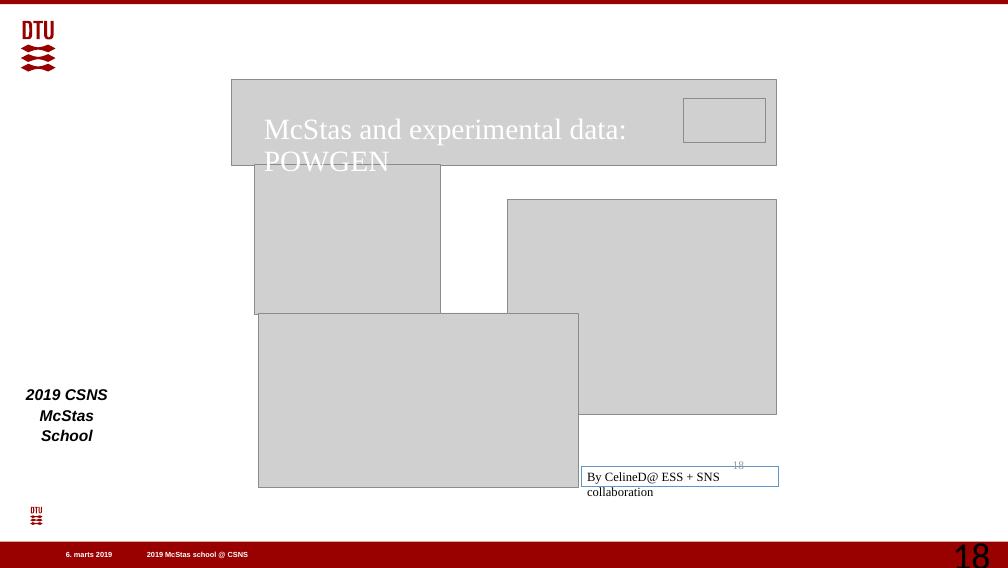
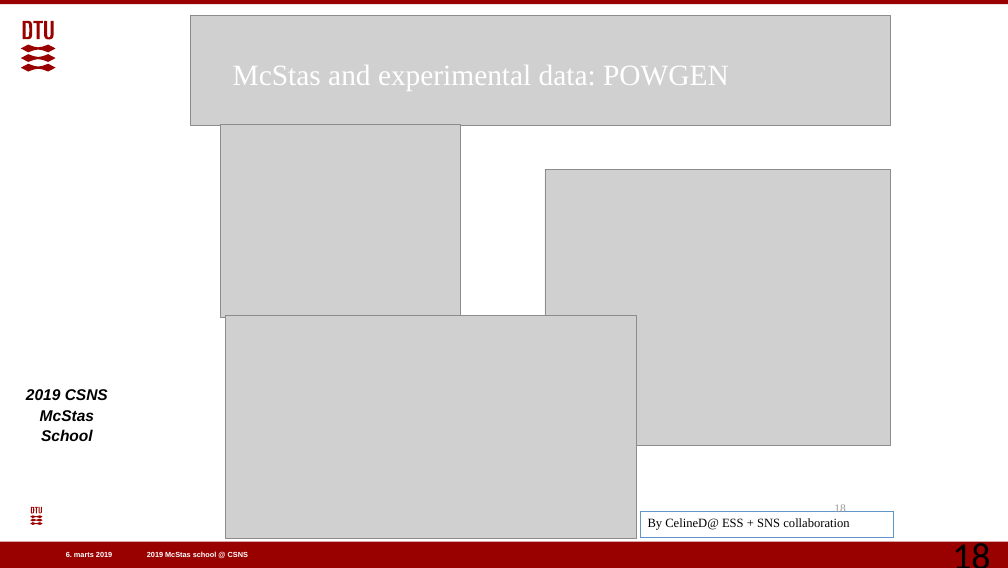
Before and after one commit to eddymaoui/Schools, a slide deck: slide 18 of CSNS_March_2019/5_Friday_March_29th/5_McStas-Mantid/McStas-Mantid.pptx. Drawn at 1008x568 pixels with LibreOffice and Linux fonts; fonts in the diff are those of the drawing; grey boxes stand for pictures; background and template pictures are left out. Boxes give left, top, right and bottom in pixels: in the first picture for what was removed or moved away, otherwise in the second. Text is boxed around its words. In the diff, an @@ line names an element or a change of style, - is before the commit and + after.

```diff
--- a/CSNS_March_2019/5_Friday_March_29th/5_McStas-Mantid/McStas-Mantid.pptx
+++ b/CSNS_March_2019/5_Friday_March_29th/5_McStas-Mantid/McStas-Mantid.pptx
@@ picture: place and size @@
-picture at <box>231,79,776,166</box>
+picture at <box>191,15,890,126</box>
@@ text "McStas and experimental data: POWGEN" rewrapped from <box>264,119,627,171</box> to <box>233,65,729,91</box> @@
@@ picture removed at <box>683,98,765,142</box> @@
@@ picture: place and size @@
-picture at <box>254,164,441,315</box>
+picture at <box>220,124,460,317</box>
@@ picture: place and size @@
-picture at <box>507,199,776,414</box>
+picture at <box>545,169,890,445</box>
@@ picture: place and size @@
-picture at <box>258,313,578,487</box>
+picture at <box>226,315,636,538</box>
@@ text "18": place and size @@
-text "18" at <box>733,461,745,469</box>
+text "18" at <box>834,504,846,512</box>
@@ rectangle: place and size @@
-rectangle at <box>582,465,779,486</box>
+rectangle at <box>640,511,893,537</box>
@@ text "By CelineD@ ESS + SNS ..." rewrapped from <box>587,472,720,496</box> to <box>648,518,849,530</box> @@
```
Also in this commit, not shown: 18 other slides changed, 3 other files.
